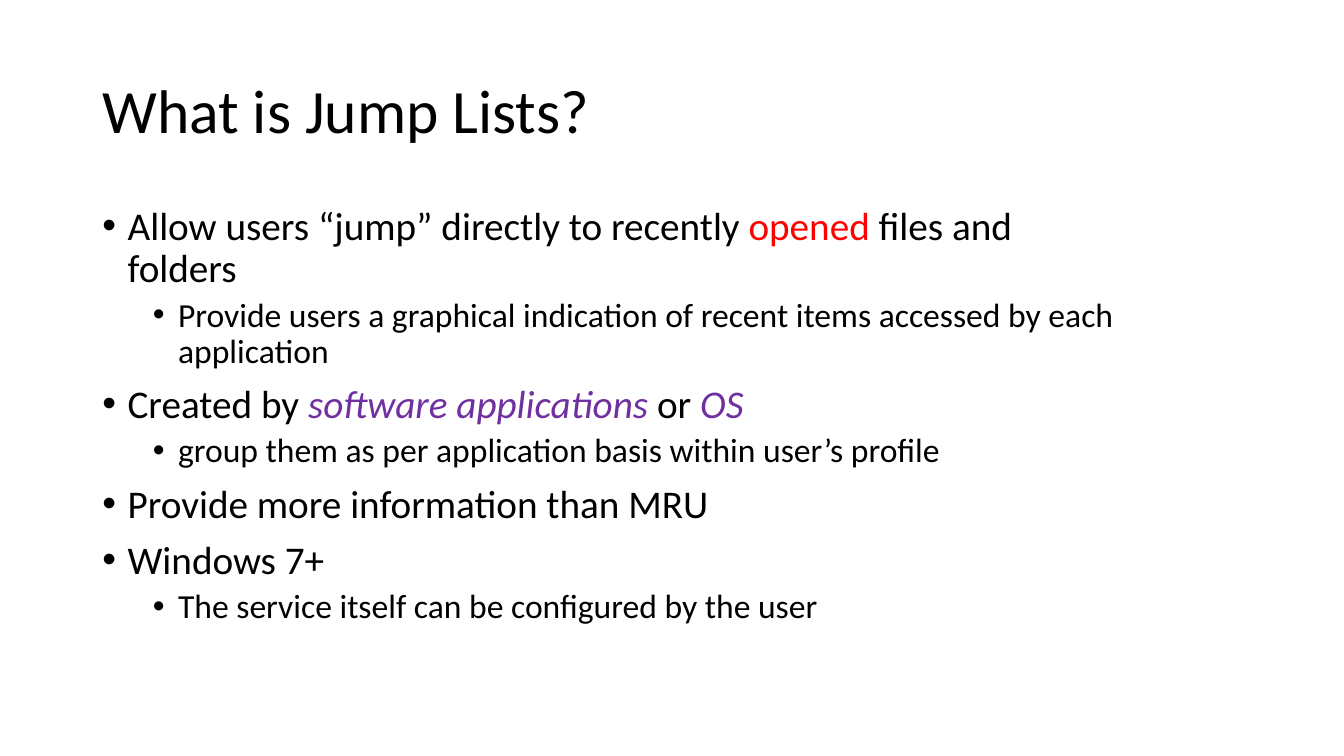
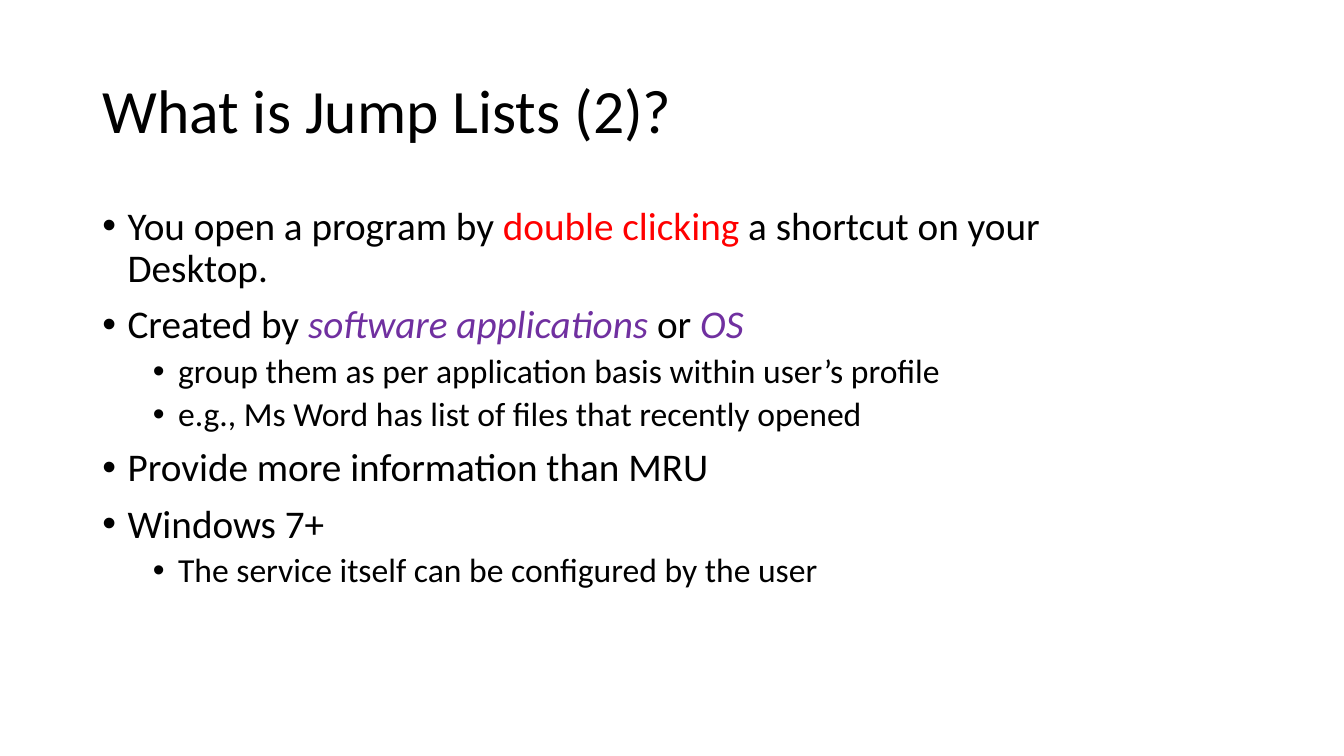
Before and after one commit to frankwxu/digital-forensics-lab, a slide deck: slide 24 of NIST_Data_Leakage_Case/NIST_Data_Leakage_06_Network_Shellbag_Jumplist.pptx (slide 21 before the commit). Drawn at 1344x756 pixels with LibreOffice and Linux fonts; fonts in the diff are those of the drawing; background and template pictures are left out. Boxes give left, top, right and bottom in pixels: in the first picture for what was removed or moved away, otherwise in the second. Text is boxed around its words. In the diff, an @@ line names an element or a change of style, - is before the commit and + after.

```diff
--- a/NIST_Data_Leakage_Case/NIST_Data_Leakage_06_Network_Shellbag_Jumplist.pptx
+++ b/NIST_Data_Leakage_Case/NIST_Data_Leakage_06_Network_Shellbag_Jumplist.pptx
@@ title at [102, 88, 671, 143]: text changed @@
-What is Jump Lists?
+What is Jump Lists (2)?
@@ text at [128, 212, 1040, 289]: text changed; size 24 to 28 pt @@
-• Allow users “jump” directly to recently opened files and folders
-  • Provide users a graphical indication of recent items accessed by each application
+• You open a program by double clicking a shortcut on your Desktop.
@@ text at [178, 402, 861, 432]: paragraph added @@
+  • e.g., Ms Word has list of files that recently opened
```
Also in this commit, not shown: 16 other slides changed, 2 slides added, 1 slide removed, 8 other files.
